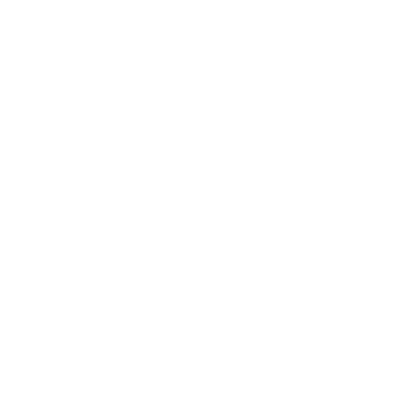
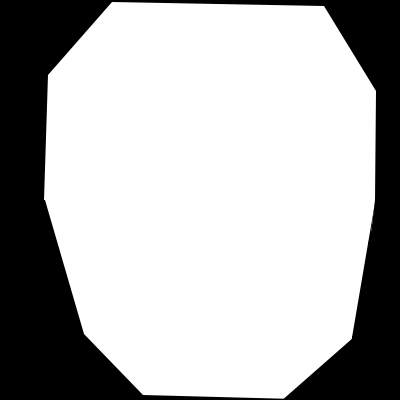
Layers edited between the first and the second 400 × 400 image:
added layer "Layer 1 copy" above "Layer 1" over (0, 0, 400, 400)
hid "Layer 1" over (0, 0, 400, 400)
showed "Background" over (0, 0, 400, 400)
